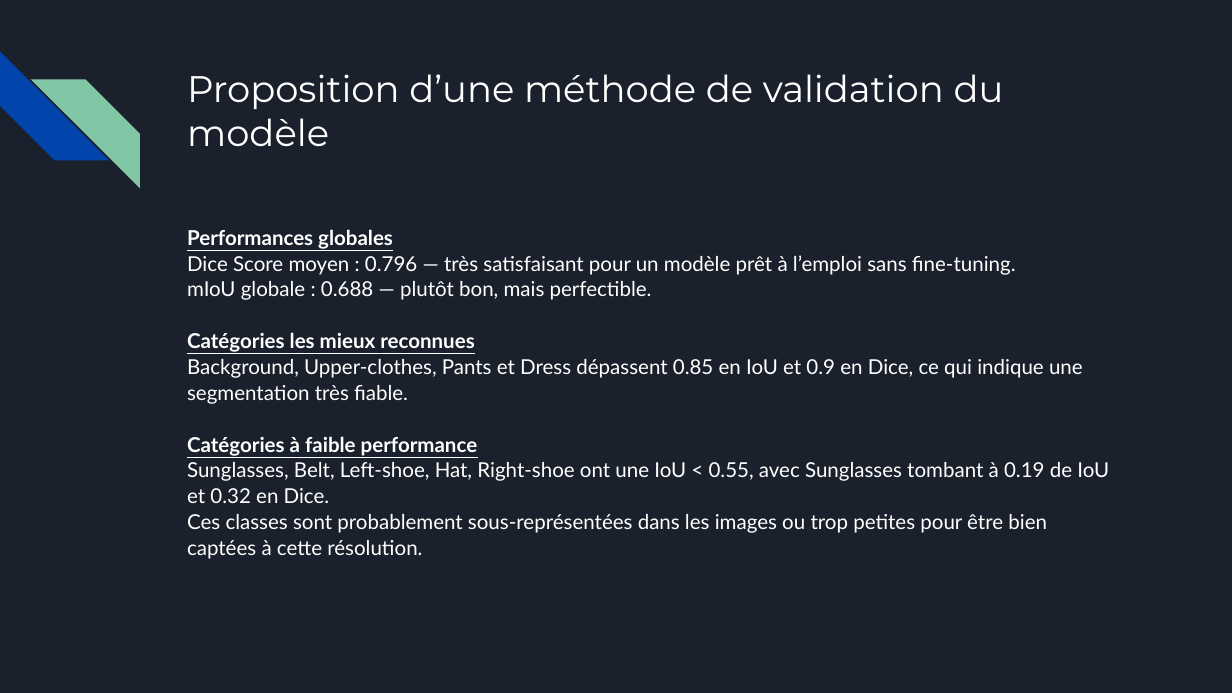
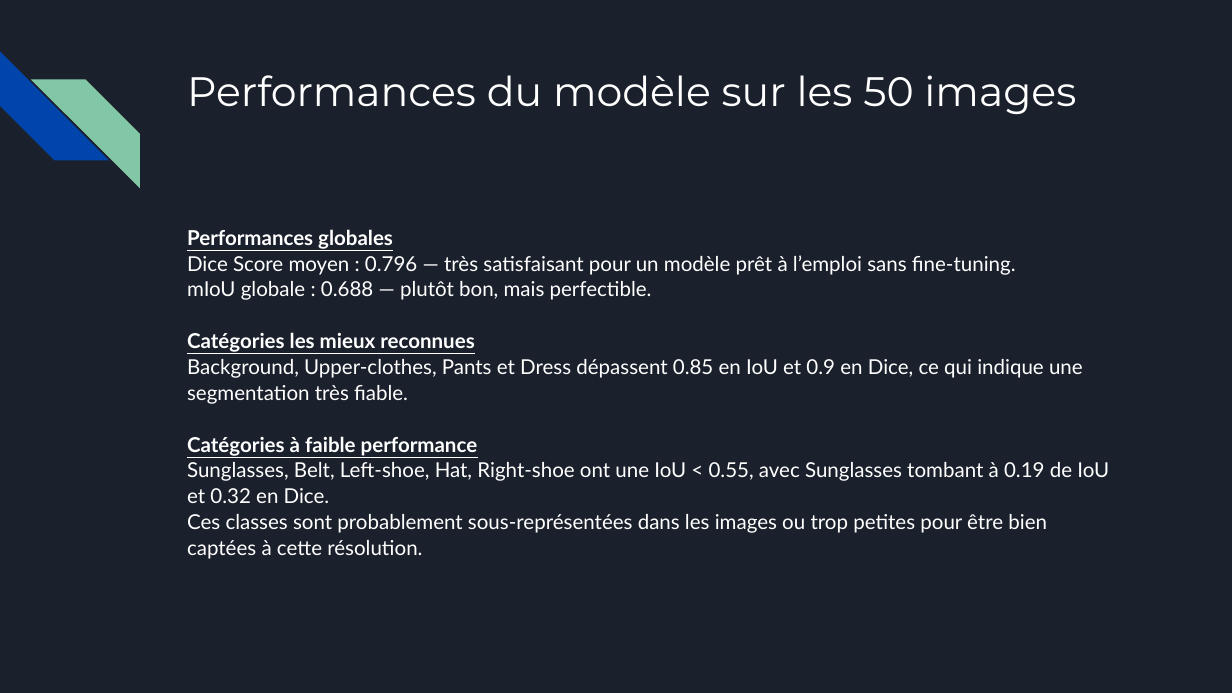
Before and after one commit to JodyGs/p2v2_requetez_service_ia, a slide deck: slide 4 of presentation/Support_de_présentation_ModeTrends.pptx (slide 5 before the commit). Drawn at 1232x693 pixels with LibreOffice and Linux fonts; fonts in the diff are those of the drawing. Boxes give left, top, right and bottom in pixels: in the first picture for what was removed or moved away, otherwise in the second. Text is boxed around its words. In the diff, an @@ line names an element or a change of style, - is before the commit and + after.

Commit message:
presentation pptx

```diff
--- a/presentation/Support_de_présentation_ModeTrends.pptx
+++ b/presentation/Support_de_présentation_ModeTrends.pptx
@@ title at box(187, 75, 1076, 114): text changed; size 21.6 to 24 pt @@
-Proposition d’une méthode de validation du modèle
+Performances du modèle sur les 50 images
```
Also in this commit, not shown: 2 other slides changed, 1 slide added, 1 slide removed.
